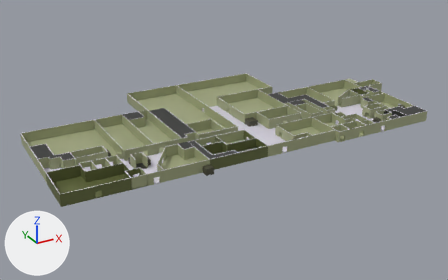
A saved change to the glTF model public/floors/1_floor.glb.
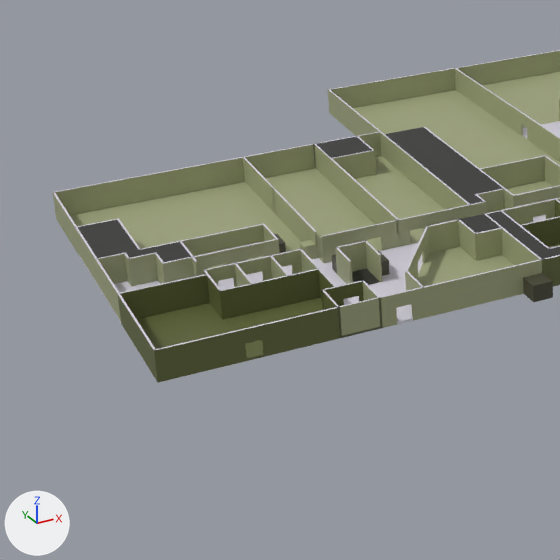
The first picture shows the older version from a 50 mm lens placed at (-175552.0, -206197.0, 12977.0), pointed at (-57852.0, 7802.0, -94022.0). The close-ups show the older and then the newer version on the part from 0% to 48% of the width and 21% to 98% of the height of that picture. Only the edits that show in the close-ups are written down. The axes (+X, +Y, +Z) are drawn at lower left. The lights are the same throughout. Where no turn or scale is listed for an object, it has been applied to the vertices.

Script lines for the objects in view, before the commit:
```python
ob_box188 = bpy.data.objects.new('Box188', me_mesh_17)
ob_box188.location = (-89915.0, -6355.0, -86758.0)
ob_box204 = bpy.data.objects.new('Box204', me_mesh_34)
ob_box204.location = (-125404.0, -22460.0, -86758.0)
ob_box206 = bpy.data.objects.new('Box206', me_mesh_36)
ob_box206.location = (-131404.0, -13460.0, -86758.0)
ob_box211 = bpy.data.objects.new('Box211', me_mesh_41)
ob_box211.location = (-137254.0, -19460.0, -86758.0)
ob_box223 = bpy.data.objects.new('Box223', me_mesh_53)
ob_box223.location = (-125404.0, -28310.0, -86758.0)
ob_object403 = bpy.data.objects.new('Object403', me_mesh_359)
ob_object403.location = (-131404.0, -10611.0, -86758.0)
ob_object405 = bpy.data.objects.new('Object405', me_mesh_361)
ob_object405.location = (-113641.0, -16310.0, -86758.0)
ob_object406 = bpy.data.objects.new('Object406', me_mesh_362)
ob_object406.location = (-118354.0, -16310.0, -86758.0)
ob_object407 = bpy.data.objects.new('Object407', me_mesh_363)
ob_object407.location = (-123071.0, -16311.0, -86758.0)
# also in view: 'Box195' at (-71616.0, 52385.0, -84508.0); 'Line021' at (-77624.0, -19423.0, -84508.0); 'Box234' at (-90293.0, -10518.0, -84508.0); 'Box170' at (-122404.0, 21045.0, -86608.0); 'Box190' at (-39760.0, 40387.0, -86608.0)
```
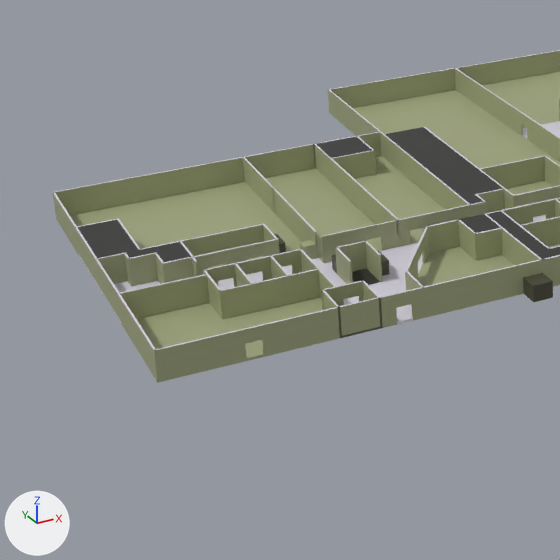
What differs and where, as boxes [x1, y1, x2, y2] in the close-ups (560 x 560 px):
'Box223', recoloured (lighter): [153, 308, 340, 380] in both
'Box204', recoloured (dark green to greyish green): [133, 300, 340, 382] in both
'Object403', recoloured (dark green to greyish green): [120, 275, 210, 319] in both
'Box206', recoloured (dark green to greyish green): [137, 303, 222, 337] in both
'Object407', recoloured (dark green to greyish green): [220, 284, 256, 320] in both
'Object406', recoloured (dark green to greyish green): [254, 276, 290, 312] in both
'Box211', recoloured (dark green to greyish green): [117, 294, 160, 382] in both
'Object405', recoloured (dark green to greyish green): [288, 270, 320, 304] in both
'Object412', recoloured (dark green to greyish green): [522, 217, 560, 246] in both
'Object409', recoloured (dark green to greyish green): [318, 270, 334, 299] in both
'Object408', recoloured: [322, 291, 337, 310] in both

Patch to the scene script:
```diff
--- a/public/floors/1_floor.glb.py
+++ b/public/floors/1_floor.glb.py
@@ mat_material__22 @@
 mat_material__22 = principled_material('Material #22')
-mat_material__22.base_color = (0.116, 0.134, 0.0413)  # dark green #606639
+mat_material__22.base_color = (0.358, 0.385, 0.216)  # greyish green #a1a780
@@ mat_material__22_002 @@
 mat_material__22_002 = principled_material('Material #22.002')
-mat_material__22_002.base_color = (0.116, 0.134, 0.0413)  # dark green #606639
+mat_material__22_002.base_color = (0.358, 0.385, 0.216)  # greyish green #a1a780
@@ mat_material__22_003 @@
 mat_material__22_003 = principled_material('Material #22.003')
-mat_material__22_003.base_color = (0.116, 0.134, 0.0413)  # dark green #606639
+mat_material__22_003.base_color = (0.358, 0.385, 0.216)  # greyish green #a1a780
@@ mat_material__22_005 @@
 mat_material__22_005 = principled_material('Material #22.005')
-mat_material__22_005.base_color = (0.116, 0.134, 0.0413)  # dark green #606639
+mat_material__22_005.base_color = (0.358, 0.385, 0.216)  # greyish green #a1a780
@@ mat_material__22_015 @@
 mat_material__22_015 = principled_material('Material #22.015')
-mat_material__22_015.base_color = (0.116, 0.134, 0.0413)  # dark green #606639
+mat_material__22_015.base_color = (0.358, 0.385, 0.216)  # greyish green #a1a780
@@ mat_material__22_017 @@
 mat_material__22_017 = principled_material('Material #22.017')
-mat_material__22_017.base_color = (0.116, 0.134, 0.0413)  # dark green #606639
+mat_material__22_017.base_color = (0.358, 0.385, 0.216)  # greyish green #a1a780
@@ mat_material__22_018 @@
 mat_material__22_018 = principled_material('Material #22.018')
-mat_material__22_018.base_color = (0.116, 0.134, 0.0413)  # dark green #606639
+mat_material__22_018.base_color = (0.358, 0.385, 0.216)  # greyish green #a1a780
@@ mat_material__22_019 @@
 mat_material__22_019 = principled_material('Material #22.019')
-mat_material__22_019.base_color = (0.116, 0.134, 0.0413)  # dark green #606639
+mat_material__22_019.base_color = (0.358, 0.385, 0.216)  # greyish green #a1a780
@@ mat_material__22_020 @@
 mat_material__22_020 = principled_material('Material #22.020')
-mat_material__22_020.base_color = (0.116, 0.134, 0.0413)  # dark green #606639
+mat_material__22_020.base_color = (0.358, 0.385, 0.216)  # greyish green #a1a780
@@ mat_material__22_021 @@
 mat_material__22_021 = principled_material('Material #22.021')
-mat_material__22_021.base_color = (0.116, 0.134, 0.0413)  # dark green #606639
+mat_material__22_021.base_color = (0.358, 0.385, 0.216)  # greyish green #a1a780
@@ mat_material__22_023 @@
 mat_material__22_023 = principled_material('Material #22.023')
-mat_material__22_023.base_color = (0.116, 0.134, 0.0413)  # dark green #606639
+mat_material__22_023.base_color = (0.358, 0.385, 0.216)  # greyish green #a1a780
@@ mat_material__22_025 @@
 mat_material__22_025 = principled_material('Material #22.025')
-mat_material__22_025.base_color = (0.116, 0.134, 0.0413)  # dark green #606639
+mat_material__22_025.base_color = (0.358, 0.385, 0.216)  # greyish green #a1a780
```
